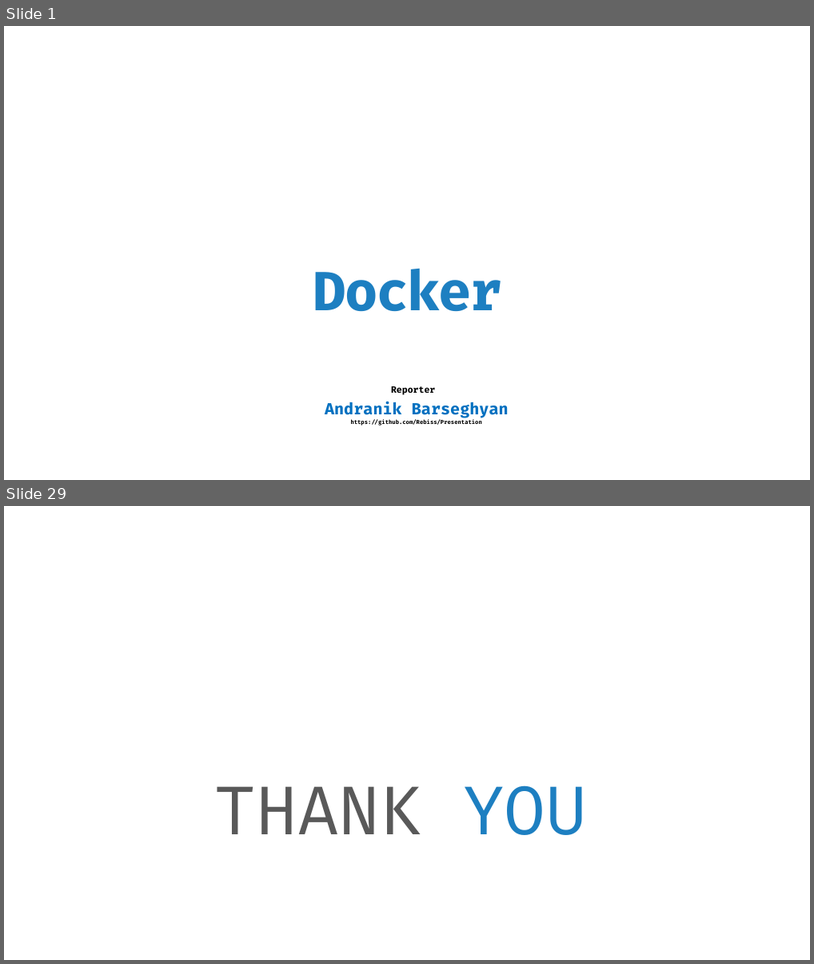
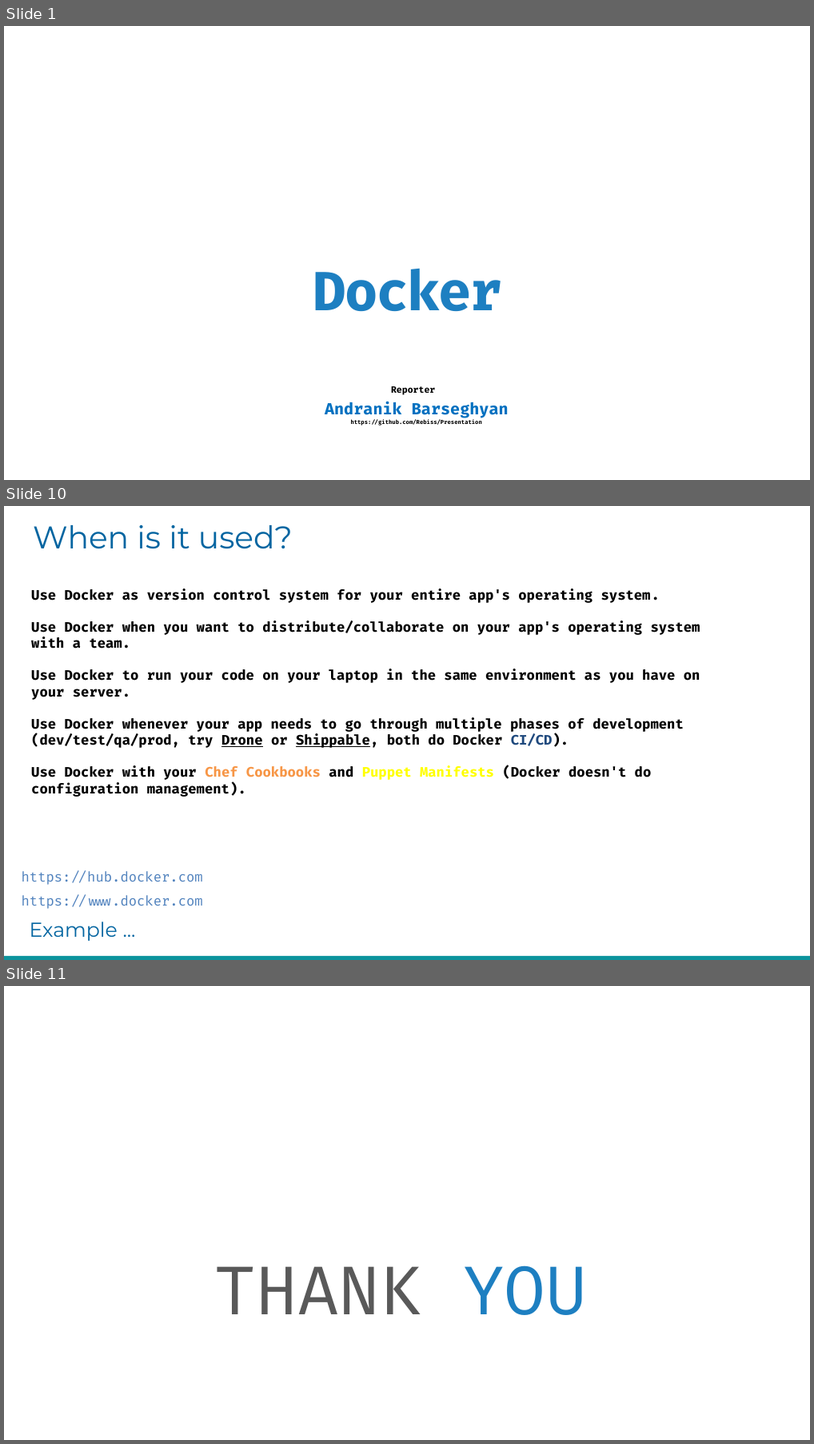
Before and after one commit to nikbarseghyan/Presentation, a slide deck: Docker.pptx. Shown one above the other, each under a label of ours: slides 1 and 29 before the commit, slides 1, 10 and 11 after it; the slides between them are not shown. The pictures are 814x964 and 814x1444 pixels, drawn with LibreOffice and Linux fonts; fonts in the diff are those of the drawing; background and template pictures are left out. Boxes give left, top, right and bottom in pixels: in the first picture for what was removed or moved away, otherwise in the second. Text is boxed around its words. In the diff, an @@ line names an element or a change of style, - is before the commit and + after.

Commit message:
Docker

```diff
--- a/Docker.pptx
+++ b/Docker.pptx
@@ slide 10 added at [4,506,810,960], background #FFFFFF @@
@@ text added at [33,525,293,549], 28 pt, text #0365A1 @@
+When is it used?
@@ text added at [31,589,701,796], 12 pt, text #000000, bold @@
+Use Docker as version control system for your entire app's operating system.
+Use Docker when you want to distribute/collaborate on your app's operating system with a team.
+Use Docker to run your code on your laptop in the same environment as you have on your server.
+Use Docker whenever your app needs to go through multiple phases of development (dev/test/qa/prod, try Drone or Shippable, both do Docker CI/CD).
+Use Docker with your Chef Cookbooks and Puppet Manifests (Docker doesn't do
+configuration management).
@@ text added at [22,871,203,884], 12 pt, text #4F81BD @@
+https://hub.docker.com
@@ text added at [22,895,203,908], 12 pt, text #4F81BD @@
+https://www.docker.com
@@ text added at [30,921,118,940], 18 pt, text #0365A1 @@
+Example ...
@@ rectangle added at [4,956,810,960], fill #0D949D @@
@@ what was slide 29 is now slide 11 @@
```
Also in this commit, not shown: 1 slide changed, 7 other slides added, 26 slides removed.
